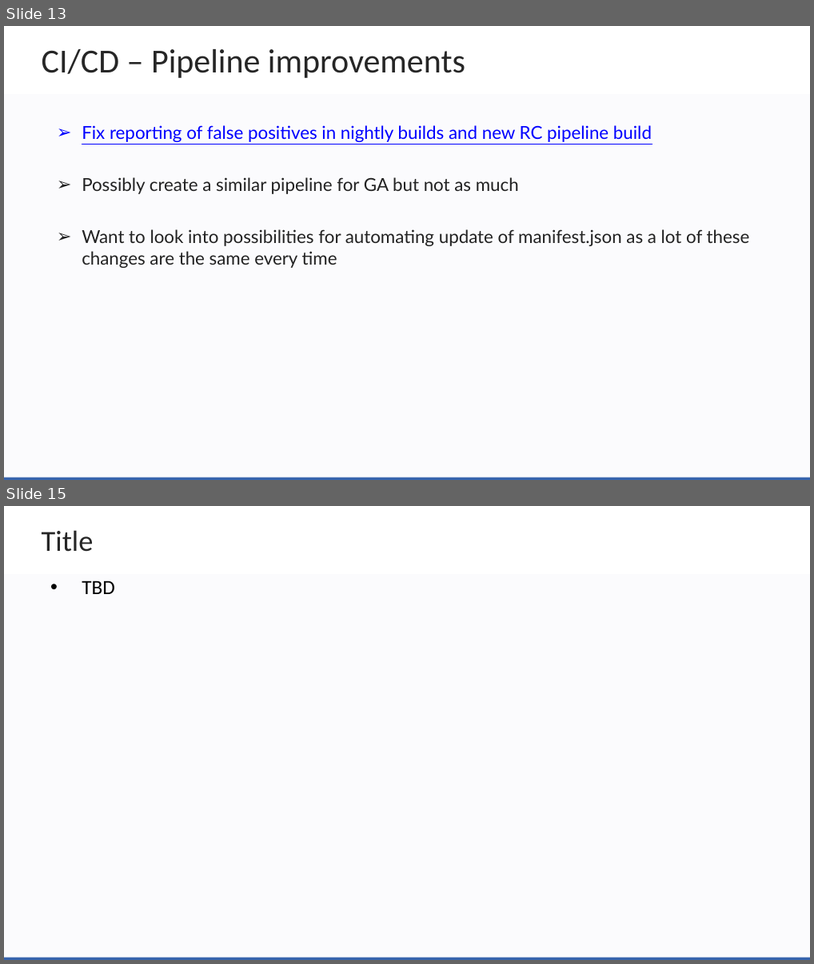
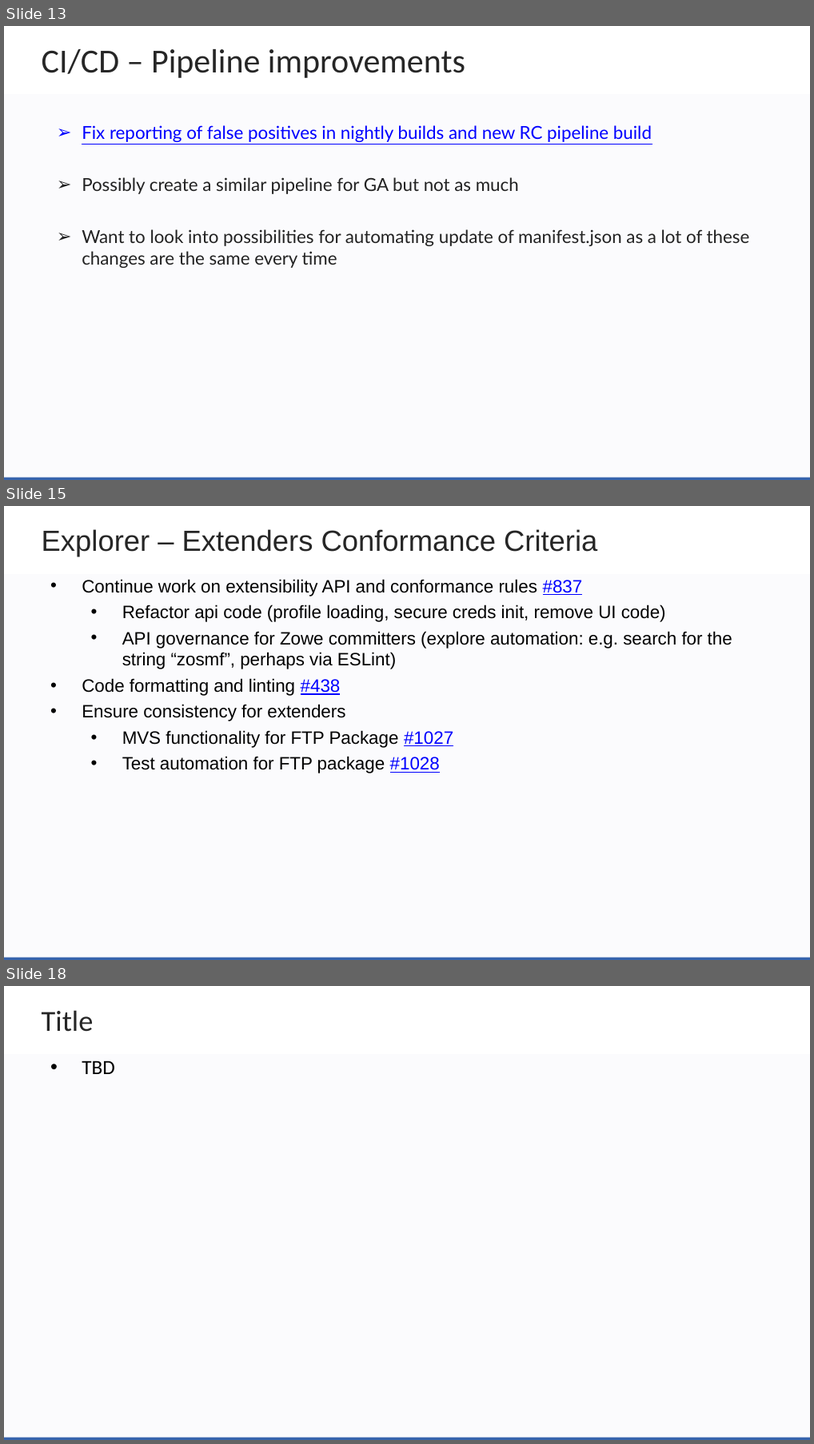
Before and after one commit to zowe/community, a slide deck: Project Management/PI Planning/20PI4 Planning/Zowe Community Squad Focus for 20PI4.pptx. Shown one above the other, each under a label of ours: slides 13 and 15 before the commit, slides 13, 15 and 18 after it; the slides between them are not shown. The pictures are 814x964 and 814x1444 pixels, drawn with LibreOffice and Linux fonts; fonts in the diff are those of the drawing; background and template pictures are left out. Boxes give left, top, right and bottom in pixels: in the first picture for what was removed or moved away, otherwise in the second. Text is boxed around its words. In the diff, an @@ line names an element or a change of style, - is before the commit and + after.

```diff
--- a/Project Management/PI Planning/20PI4 Planning/Zowe Community Squad Focus for 20PI4.pptx
+++ b/Project Management/PI Planning/20PI4 Planning/Zowe Community Squad Focus for 20PI4.pptx
@@ slide 15 added at box(4, 506, 810, 960), background #FFFFFF; not listed: 2 template elements that a slide beside it also shows @@
@@ text added at box(42, 529, 598, 557), 26 pt, text #262626 @@
+Explorer – Extenders Conformance Criteria
@@ text added at box(82, 579, 733, 773), 16 pt, text #000000 @@
+• Continue work on extensibility API and conformance rules #837
+  • Refactor api code (profile loading, secure creds init, remove UI code)
+  • API governance for Zowe committers (explore automation: e.g. search for the string “zosmf”, perhaps via ESLint)
+• Code formatting and linting #438
+• Ensure consistency for extenders
+  • MVS functionality for FTP Package #1027
+  • Test automation for FTP package #1028
@@ what was slide 15 is now slide 18 @@
```
Also in this commit, not shown: 1 slide changed, 2 other slides added, 1 other file.
